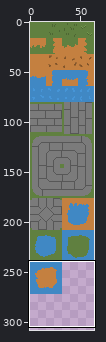
File history of a sprite sheet, Art/Tileset_ground.png. The first picture is a wide view before the edit; the outline marks the close-up.
Close-up. The starting point:
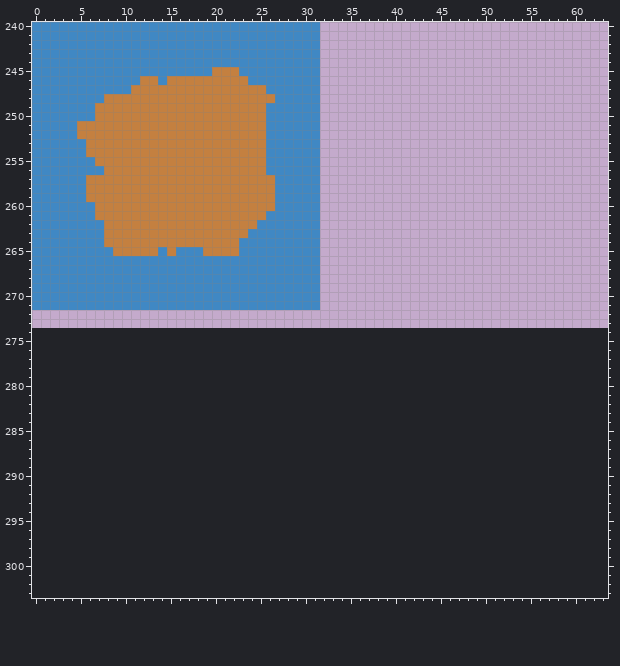
The file is 64x274 pixels. Colours within 5 levels of each other are drawn and written as one. Shown: x 0..63, y 240..303. The old version is drawn lined up with the new one, on the new canvas.
The result:
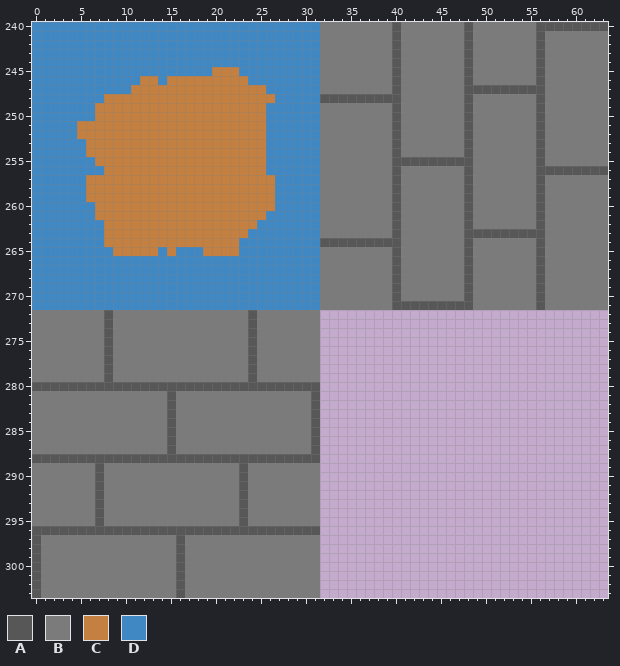
Palette (. is transparent): A #575757  B #7b7b7b  C #c48040  D #4088c4
Diff:
canvas 64x274 -> 64x308
Changed rows in their new state; - is an unchanged pixel.
first column x 0:
240 --------------------------------BBBBBBBBABBBBBBBABBBBBBBAAAAAAAA
241 --------------------------------BBBBBBBBABBBBBBBABBBBBBBABBBBBBB
242 --------------------------------BBBBBBBBABBBBBBBABBBBBBBABBBBBBB
243 --------------------------------BBBBBBBBABBBBBBBABBBBBBBABBBBBBB
244 --------------------------------BBBBBBBBABBBBBBBABBBBBBBABBBBBBB
245 --------------------------------BBBBBBBBABBBBBBBABBBBBBBABBBBBBB
246 --------------------------------BBBBBBBBABBBBBBBABBBBBBBABBBBBBB
247 --------------------------------BBBBBBBBABBBBBBBAAAAAAAAABBBBBBB
248 --------------------------------AAAAAAAAABBBBBBBABBBBBBBABBBBBBB
249 --------------------------------BBBBBBBBABBBBBBBABBBBBBBABBBBBBB
250 --------------------------------BBBBBBBBABBBBBBBABBBBBBBABBBBBBB
251 --------------------------------BBBBBBBBABBBBBBBABBBBBBBABBBBBBB
252 --------------------------------BBBBBBBBABBBBBBBABBBBBBBABBBBBBB
253 --------------------------------BBBBBBBBABBBBBBBABBBBBBBABBBBBBB
254 --------------------------------BBBBBBBBABBBBBBBABBBBBBBABBBBBBB
255 --------------------------------BBBBBBBBAAAAAAAAABBBBBBBABBBBBBB
256 --------------------------------BBBBBBBBABBBBBBBABBBBBBBAAAAAAAA
257 --------------------------------BBBBBBBBABBBBBBBABBBBBBBABBBBBBB
258 --------------------------------BBBBBBBBABBBBBBBABBBBBBBABBBBBBB
259 --------------------------------BBBBBBBBABBBBBBBABBBBBBBABBBBBBB
260 --------------------------------BBBBBBBBABBBBBBBABBBBBBBABBBBBBB
261 --------------------------------BBBBBBBBABBBBBBBABBBBBBBABBBBBBB
262 --------------------------------BBBBBBBBABBBBBBBABBBBBBBABBBBBBB
263 --------------------------------BBBBBBBBABBBBBBBAAAAAAAAABBBBBBB
264 --------------------------------AAAAAAAAABBBBBBBABBBBBBBABBBBBBB
265 --------------------------------BBBBBBBBABBBBBBBABBBBBBBABBBBBBB
266 --------------------------------BBBBBBBBABBBBBBBABBBBBBBABBBBBBB
267 --------------------------------BBBBBBBBABBBBBBBABBBBBBBABBBBBBB
268 --------------------------------BBBBBBBBABBBBBBBABBBBBBBABBBBBBB
269 --------------------------------BBBBBBBBABBBBBBBABBBBBBBABBBBBBB
270 --------------------------------BBBBBBBBABBBBBBBABBBBBBBABBBBBBB
271 --------------------------------BBBBBBBBAAAAAAAAABBBBBBBABBBBBBB
272 BBBBBBBBABBBBBBBBBBBBBBBABBBBBBB--------------------------------
273 BBBBBBBBABBBBBBBBBBBBBBBABBBBBBB--------------------------------
274 BBBBBBBBABBBBBBBBBBBBBBBABBBBBBB--------------------------------
275 BBBBBBBBABBBBBBBBBBBBBBBABBBBBBB--------------------------------
276 BBBBBBBBABBBBBBBBBBBBBBBABBBBBBB--------------------------------
277 BBBBBBBBABBBBBBBBBBBBBBBABBBBBBB--------------------------------
278 BBBBBBBBABBBBBBBBBBBBBBBABBBBBBB--------------------------------
279 BBBBBBBBABBBBBBBBBBBBBBBABBBBBBB--------------------------------
280 AAAAAAAAAAAAAAAAAAAAAAAAAAAAAAAA--------------------------------
281 BBBBBBBBBBBBBBBABBBBBBBBBBBBBBBA--------------------------------
282 BBBBBBBBBBBBBBBABBBBBBBBBBBBBBBA--------------------------------
283 BBBBBBBBBBBBBBBABBBBBBBBBBBBBBBA--------------------------------
284 BBBBBBBBBBBBBBBABBBBBBBBBBBBBBBA--------------------------------
285 BBBBBBBBBBBBBBBABBBBBBBBBBBBBBBA--------------------------------
286 BBBBBBBBBBBBBBBABBBBBBBBBBBBBBBA--------------------------------
287 BBBBBBBBBBBBBBBABBBBBBBBBBBBBBBA--------------------------------
288 AAAAAAAAAAAAAAAAAAAAAAAAAAAAAAAA--------------------------------
289 BBBBBBBABBBBBBBBBBBBBBBABBBBBBBB--------------------------------
290 BBBBBBBABBBBBBBBBBBBBBBABBBBBBBB--------------------------------
291 BBBBBBBABBBBBBBBBBBBBBBABBBBBBBB--------------------------------
292 BBBBBBBABBBBBBBBBBBBBBBABBBBBBBB--------------------------------
293 BBBBBBBABBBBBBBBBBBBBBBABBBBBBBB--------------------------------
294 BBBBBBBABBBBBBBBBBBBBBBABBBBBBBB--------------------------------
295 BBBBBBBABBBBBBBBBBBBBBBABBBBBBBB--------------------------------
296 AAAAAAAAAAAAAAAAAAAAAAAAAAAAAAAA--------------------------------
297 ABBBBBBBBBBBBBBBABBBBBBBBBBBBBBB--------------------------------
298 ABBBBBBBBBBBBBBBABBBBBBBBBBBBBBB--------------------------------
299 ABBBBBBBBBBBBBBBABBBBBBBBBBBBBBB--------------------------------
300 ABBBBBBBBBBBBBBBABBBBBBBBBBBBBBB--------------------------------
301 ABBBBBBBBBBBBBBBABBBBBBBBBBBBBBB--------------------------------
302 ABBBBBBBBBBBBBBBABBBBBBBBBBBBBBB--------------------------------
303 ABBBBBBBBBBBBBBBABBBBBBBBBBBBBBB--------------------------------
Boxes around the changes in both close-ups, in picture pixels (x1, y1, x2, y2):
added: (32, 22, 608, 598)
